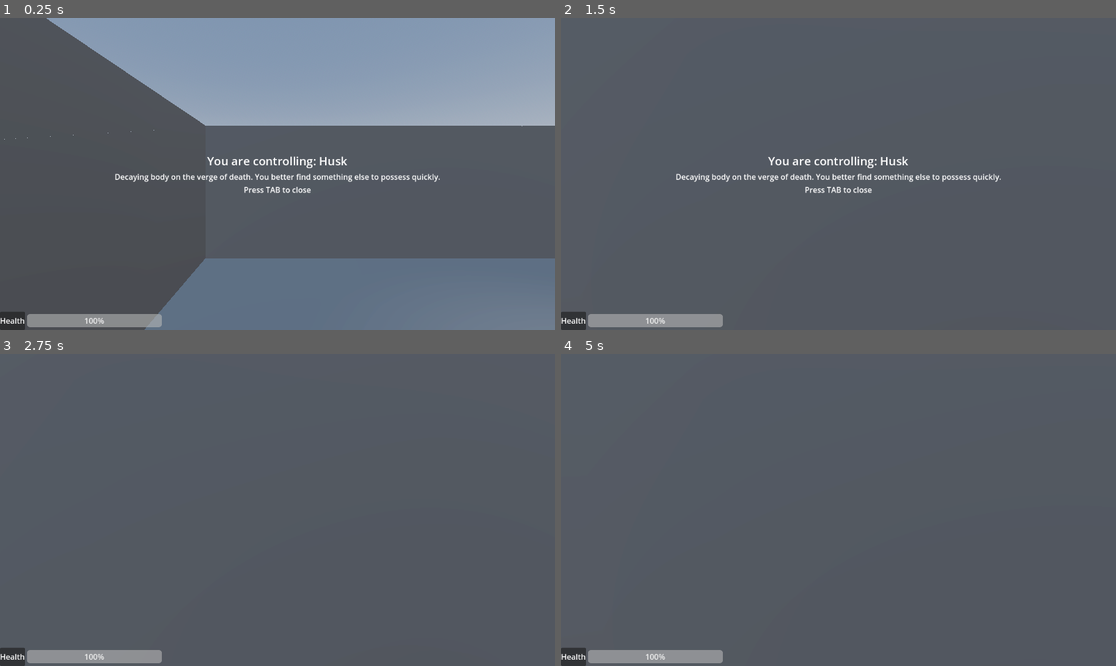
Above: before the commit, frames 1-4 (two rows, left to right).
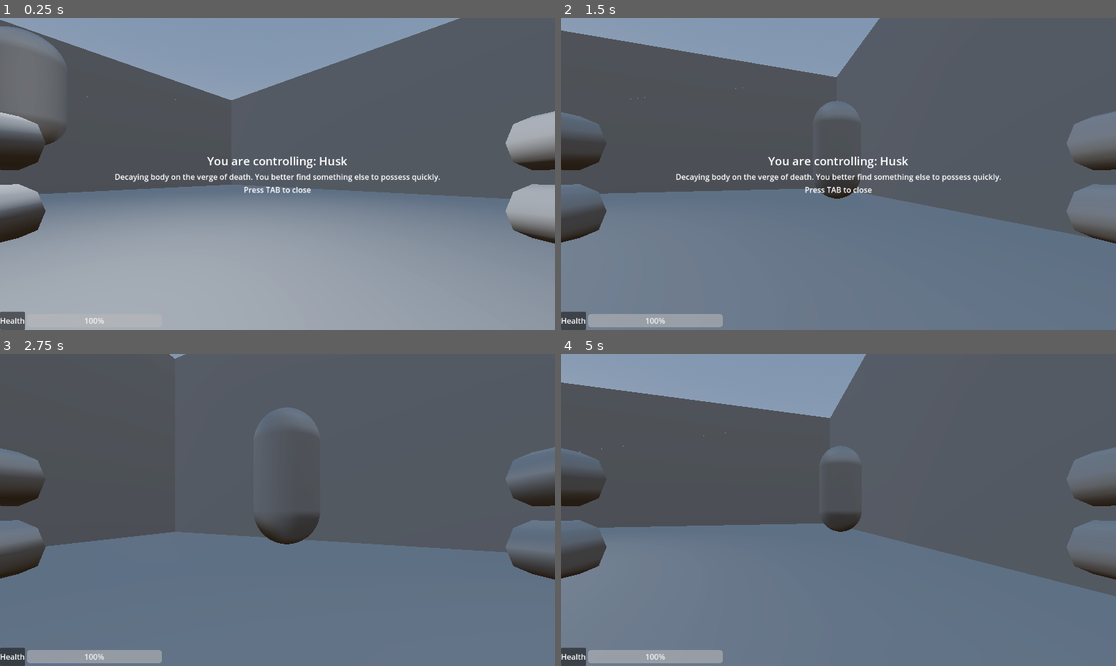
Above: after the commit, the same moments.

Repository: city-high-rider/soulswap
Game: Godot game, scene res://test_level.tscn
Same seed, same stepped clock (60 frames per second), same inputs: the game is played once before the commit and once after it.
Inputs (mouse positions are in pixels of both pictures, inside the frame that each line leads up to):
- Up to frame 1 (0.25 s): no input
- Up to frame 2 (1.5 s): move the mouse to (866, 174) at 0.52 s; hold W (forward) from 0.53 s (still down); tap F (possess) at 0.6 s; tap Space (jump) at 0.77 s; move the mouse to (810, 174) at 1.27 s; click (810, 174) at 1.35 s
- Up to frame 3 (2.75 s): keep holding W (forward); tap Space (jump) at 1.52 s; move the mouse to (288, 503) at 2.02 s; tap Tab (toggle_info) at 2.1 s
- Up to frame 4 (5 s): keep holding W (forward); move the mouse to (832, 516) at 2.77 s; tap F (possess) at 2.85 s; tap Space (jump) at 3.02, 3.77, 4.52 s; move the mouse to (877, 513) at 3.52 s; press the mouse at (877, 513) at 3.53 s; move the mouse to (794, 506) at 4.27 s; release the mouse at (794, 506) at 4.28 s; tap Tab (toggle_info) at 4.35 s

The runs differ from the first frame. In frame 1, 65% of the frame differs, in the area x 0-100%, y 0-100%; in frame 2, 49%; in frame 3, 42%; in frame 4, 49%.

Commit message:
hook up roller ui to the ghost mount

Diff:
--- a/shells/roller_body.tscn
+++ b/shells/roller_body.tscn
@@ -64,8 +64,9 @@
 move_state = NodePath("../move")
 gravity = -10.0
 
-[node name="PlayerUI" parent="." node_paths=PackedStringArray("body_info") instance=ExtResource("7_hxkvw")]
+[node name="PlayerUI" parent="." node_paths=PackedStringArray("body_info", "ghost_mount") instance=ExtResource("7_hxkvw")]
 body_info = NodePath("BodyInformation")
+ghost_mount = NodePath("../GhostMount")
 
 [node name="BodyInformation" parent="PlayerUI" instance=ExtResource("7_yux01")]
 layout_mode = 1
--- a/test_level.tscn
+++ b/test_level.tscn
@@ -1,6 +1,7 @@
-[gd_scene load_steps=6 format=3 uid="uid://cuna3v5lattg1"]
+[gd_scene load_steps=7 format=3 uid="uid://cuna3v5lattg1"]
 
 [ext_resource type="PackedScene" uid="uid://bw42rj1kwnyl" path="res://shells/Husk.tscn" id="1_cbce8"]
+[ext_resource type="PackedScene" uid="uid://crknobkg2vxyr" path="res://shells/roller_machinegun_body.tscn" id="2_mowec"]
 
 [sub_resource type="ProceduralSkyMaterial" id="ProceduralSkyMaterial_obdej"]
 sky_horizon_color = Color(0.64625, 0.65575, 0.67075, 1)
@@ -97,3 +98,6 @@
 
 [node name="Husk" parent="." instance=ExtResource("1_cbce8")]
 transform = Transform3D(1, 0, 0, 0, 1, 0, 0, 0, 1, -4.83718, 2.28248, 0)
+
+[node name="CharacterBody3D" parent="." instance=ExtResource("2_mowec")]
+transform = Transform3D(1, 0, 0, 0, 1, 0, 0, 0, 1, 0.854055, 0.659721, 0)
